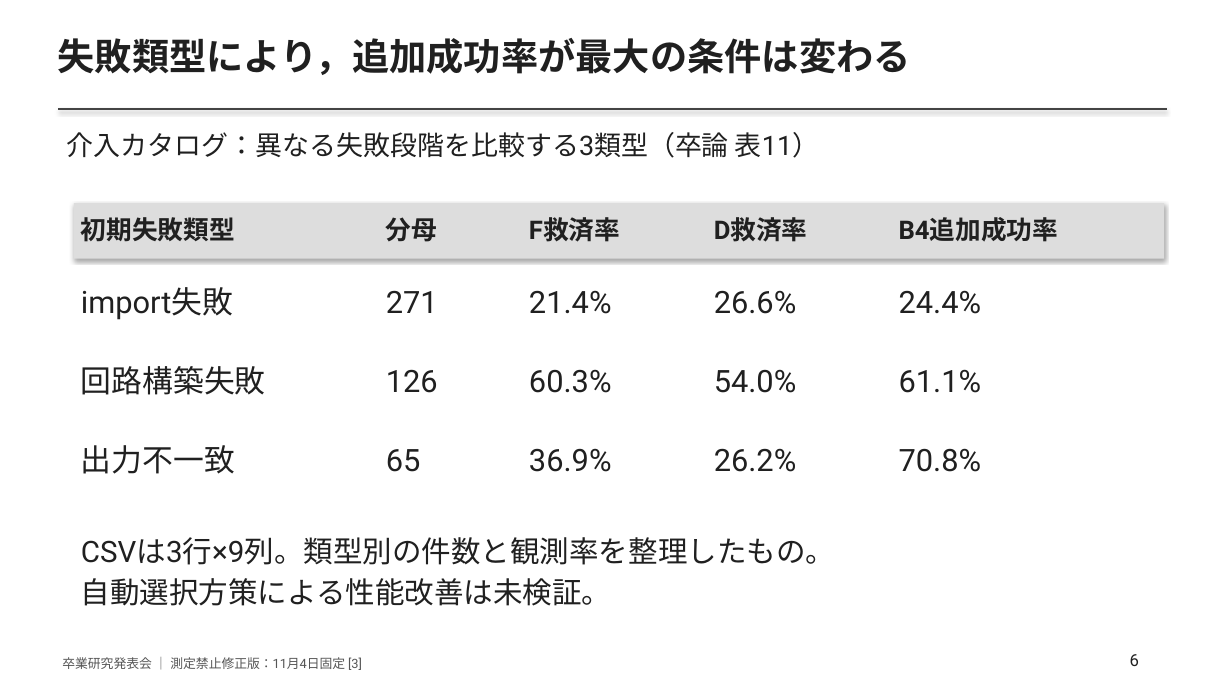
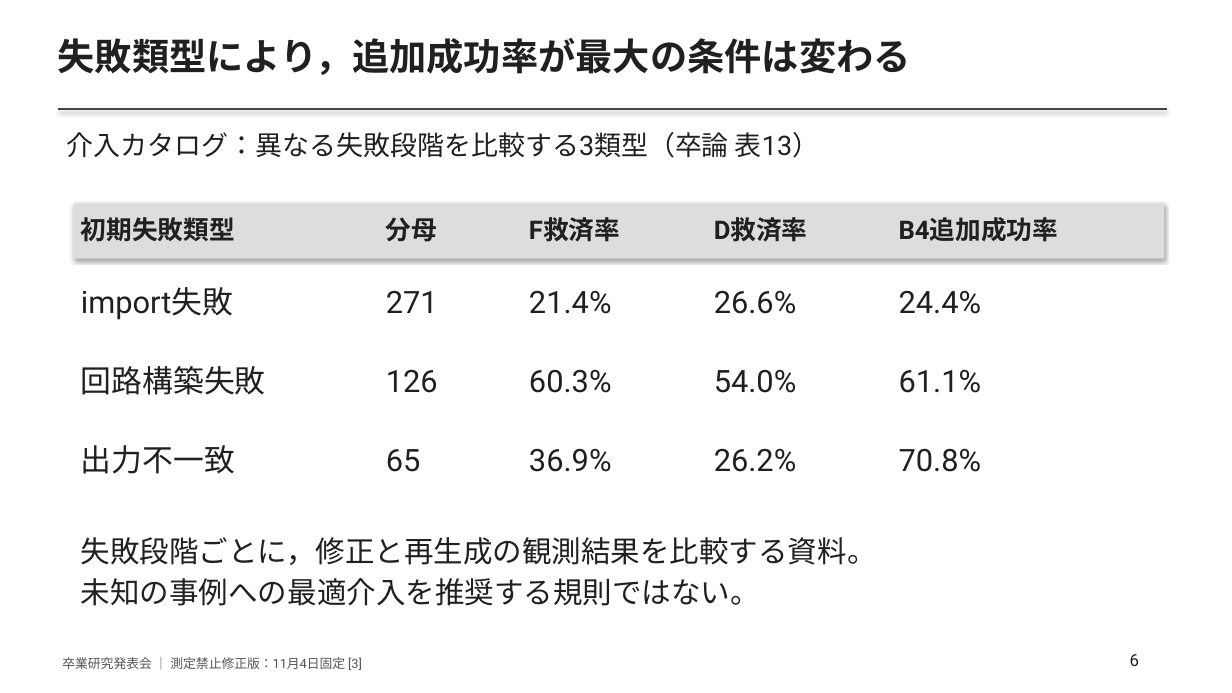
Before and after one commit to yuuma-ito/2026_ito_qLLM-ver3, a slide deck: slide 6 of docs/graduation2026/slides.pptx. Drawn at 1232x693 pixels with LibreOffice and Linux fonts; fonts in the diff are those of the drawing. Boxes give left, top, right and bottom in pixels: in the first picture for what was removed or moved away, otherwise in the second. Text is boxed around its words. In the diff, an @@ line names an element or a change of style, - is before the commit and + after.

Commit message:
docs: 発表スライドを最新卒論の説明と出典に同期

```diff
--- a/docs/graduation2026/slides.pptx
+++ b/docs/graduation2026/slides.pptx
@@ text at (x1=67, y1=132, x2=819, y2=158): text changed @@
-介入カタログ：異なる失敗段階を比較する3類型（卒論 表11）
+介入カタログ：異なる失敗段階を比較する3類型（卒論 表13）
@@ text at (x1=81, y1=537, x2=877, y2=606): text changed @@
-CSVは3行×9列。類型別の件数と観測率を整理したもの。
-自動選択方策による性能改善は未検証。
+失敗段階ごとに，修正と再生成の観測結果を比較する資料。
+未知の事例への最適介入を推奨する規則ではない。
```
Also in this commit, not shown: 4 other slides changed, 8 other files.
